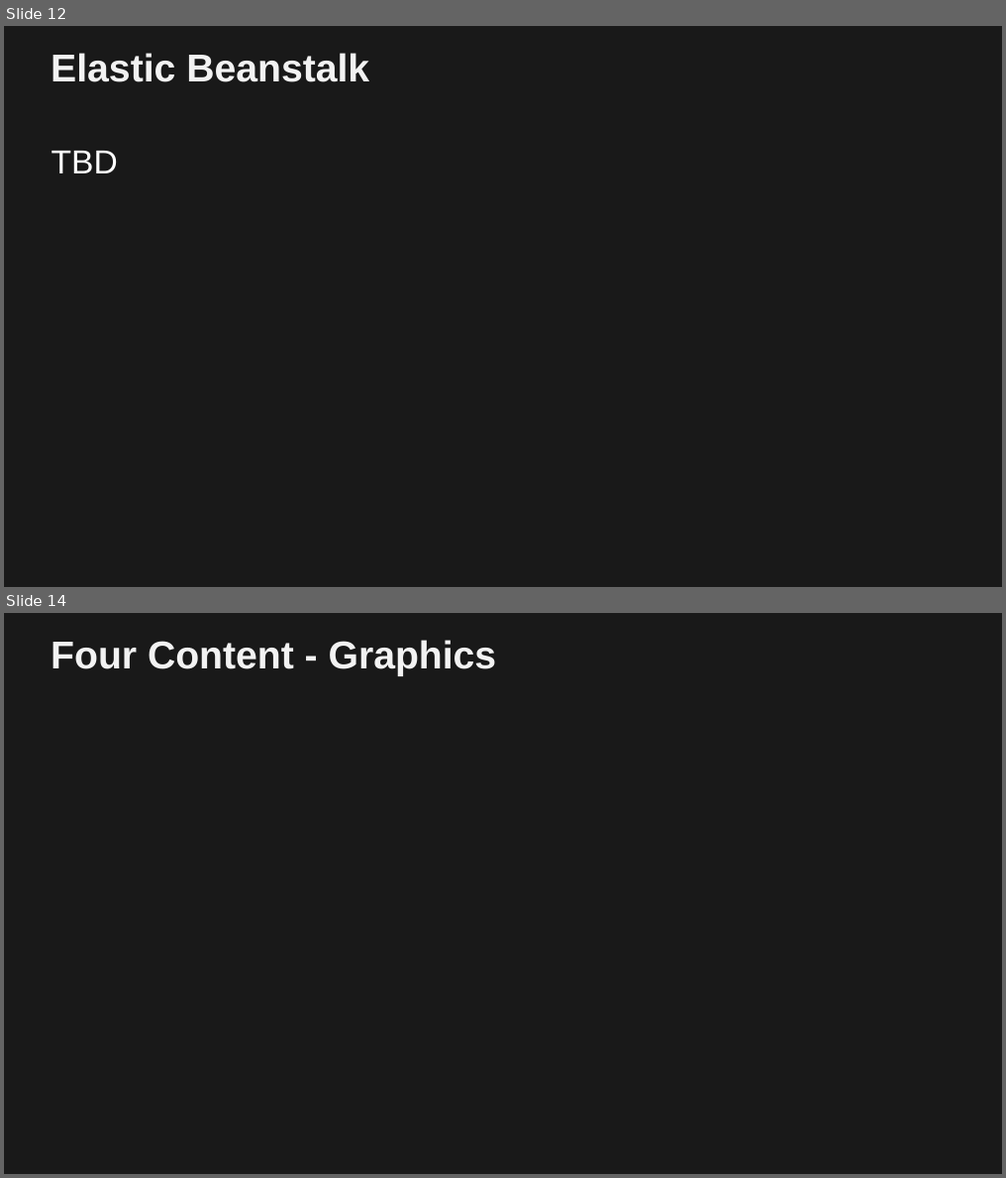
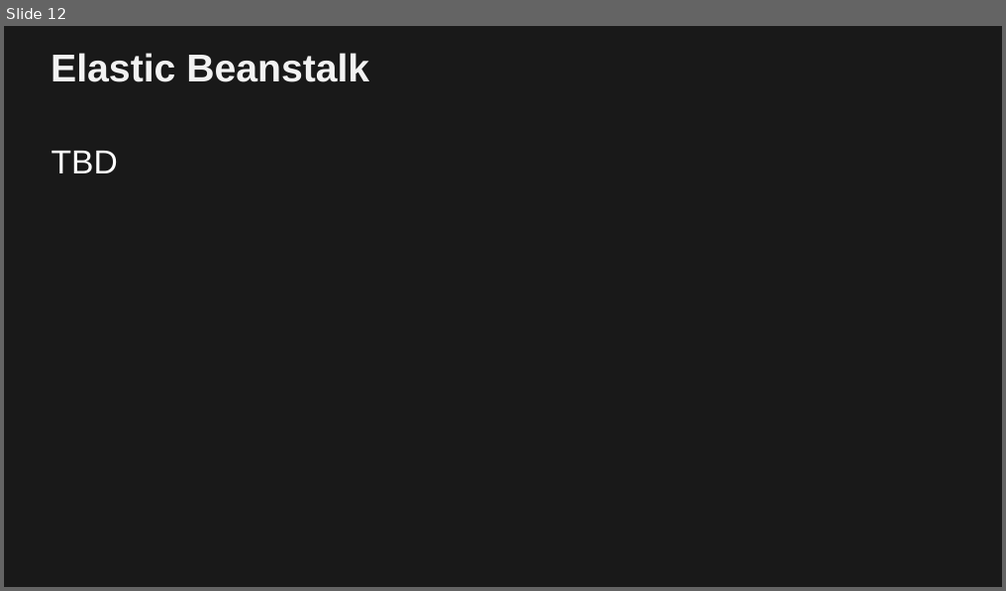
Before and after one commit to paulfryer/dotnetonaws, a slide deck: Presentation/PADNUG-July-2017.pptx. Shown one above the other, each under a label of ours: slides 12 and 14 before the commit, slide 12 after it; the slides between them are not shown. The pictures are 1006x1178 and 1006x591 pixels, drawn with LibreOffice and Linux fonts; fonts in the diff are those of the drawing; background and template pictures are left out. Boxes give left, top, right and bottom in pixels: in the first picture for what was removed or moved away, otherwise in the second. Text is boxed around its words. In the diff, an @@ line names an element or a change of style, - is before the commit and + after.

```diff
--- a/Presentation/PADNUG-July-2017.pptx
+++ b/Presentation/PADNUG-July-2017.pptx
@@ slide 14 removed at box(4, 613, 1002, 1174), background #191919 @@
@@ title removed at box(51, 640, 497, 676) @@
-Four Content - Graphics
```
Also in this commit, not shown: 2 slides changed, 3 slides added, 4 other slides removed.
